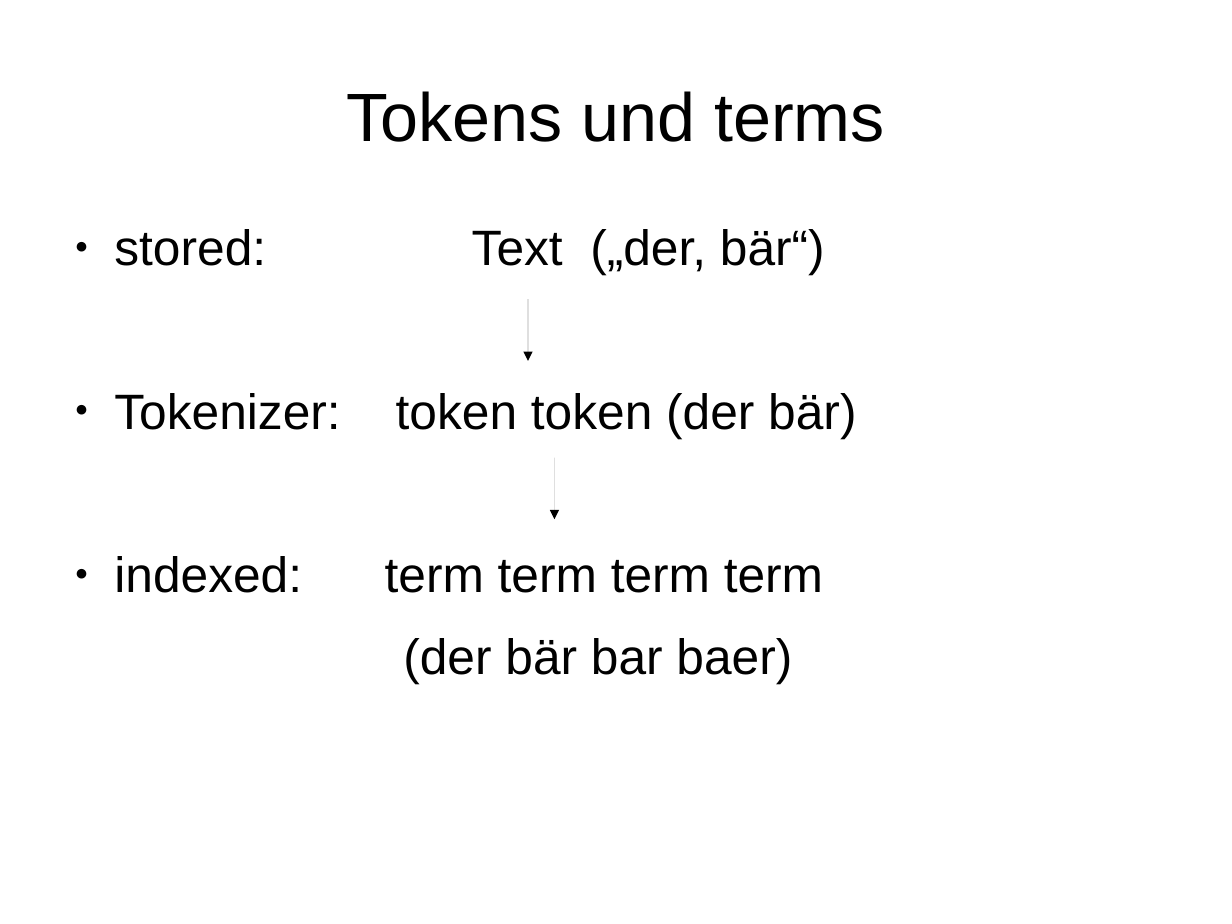
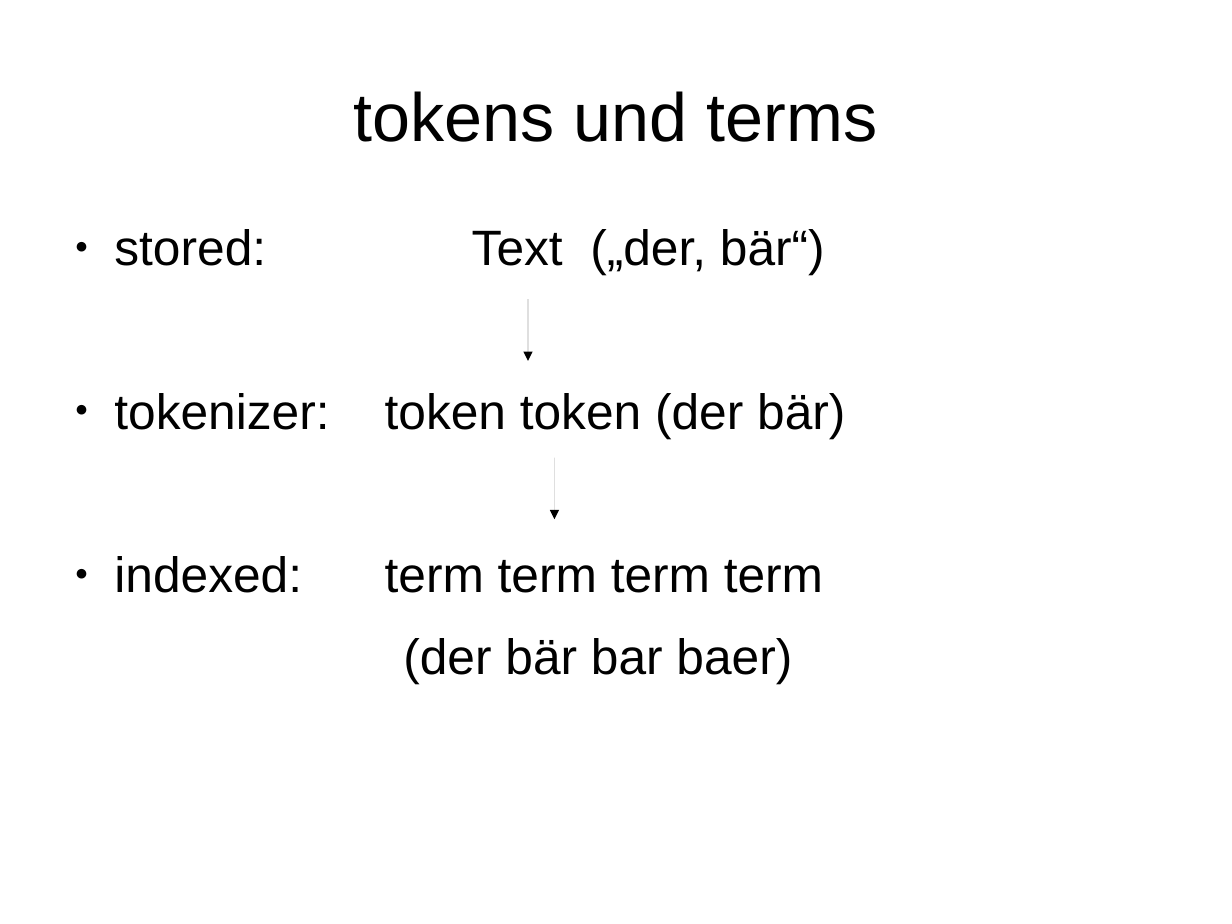
Before and after one commit to subugoe/solr-plugins-starterkit, a slide deck: slide 13 of solr-plugins.odp. Drawn at 1232x924 pixels with LibreOffice and Linux fonts; fonts in the diff are those of the drawing. Boxes give left, top, right and bottom in pixels: in the first picture for what was removed or moved away, otherwise in the second. Text is boxed around its words. In the diff, an @@ line names an element or a change of style, - is before the commit and + after.

Commit message:
Update presentation

```diff
--- a/solr-plugins.odp
+++ b/solr-plugins.odp
@@ title at [354,91,878,142]: text changed @@
-Tokens und terms
+tokens und terms
@@ text at [114,393,845,438]: text changed @@
-● Tokenizer: token token (der bär)
+● tokenizer: token token (der bär)
```
Also in this commit, not shown: 3 other slides changed, 1 slide added.
